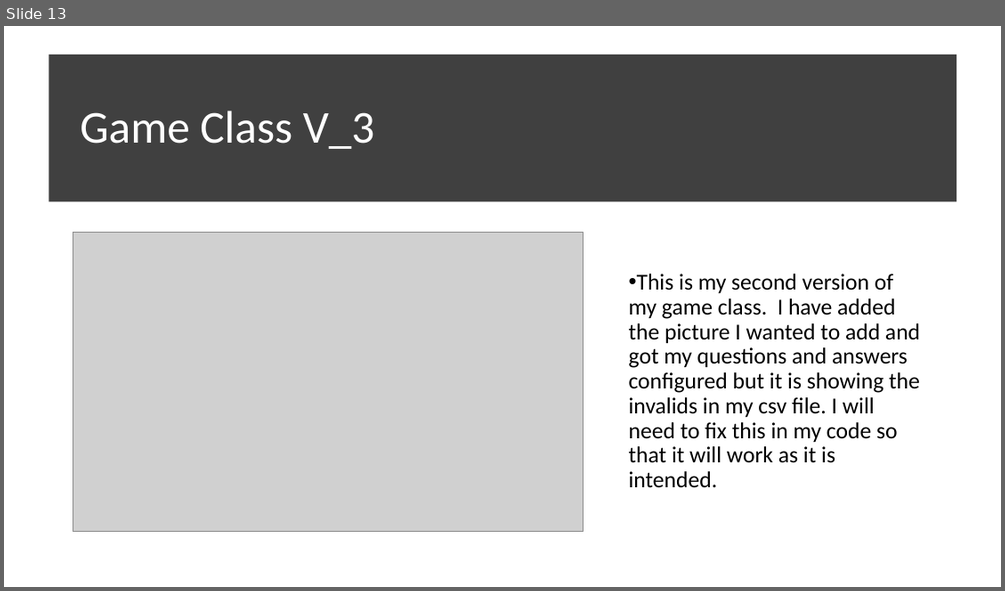
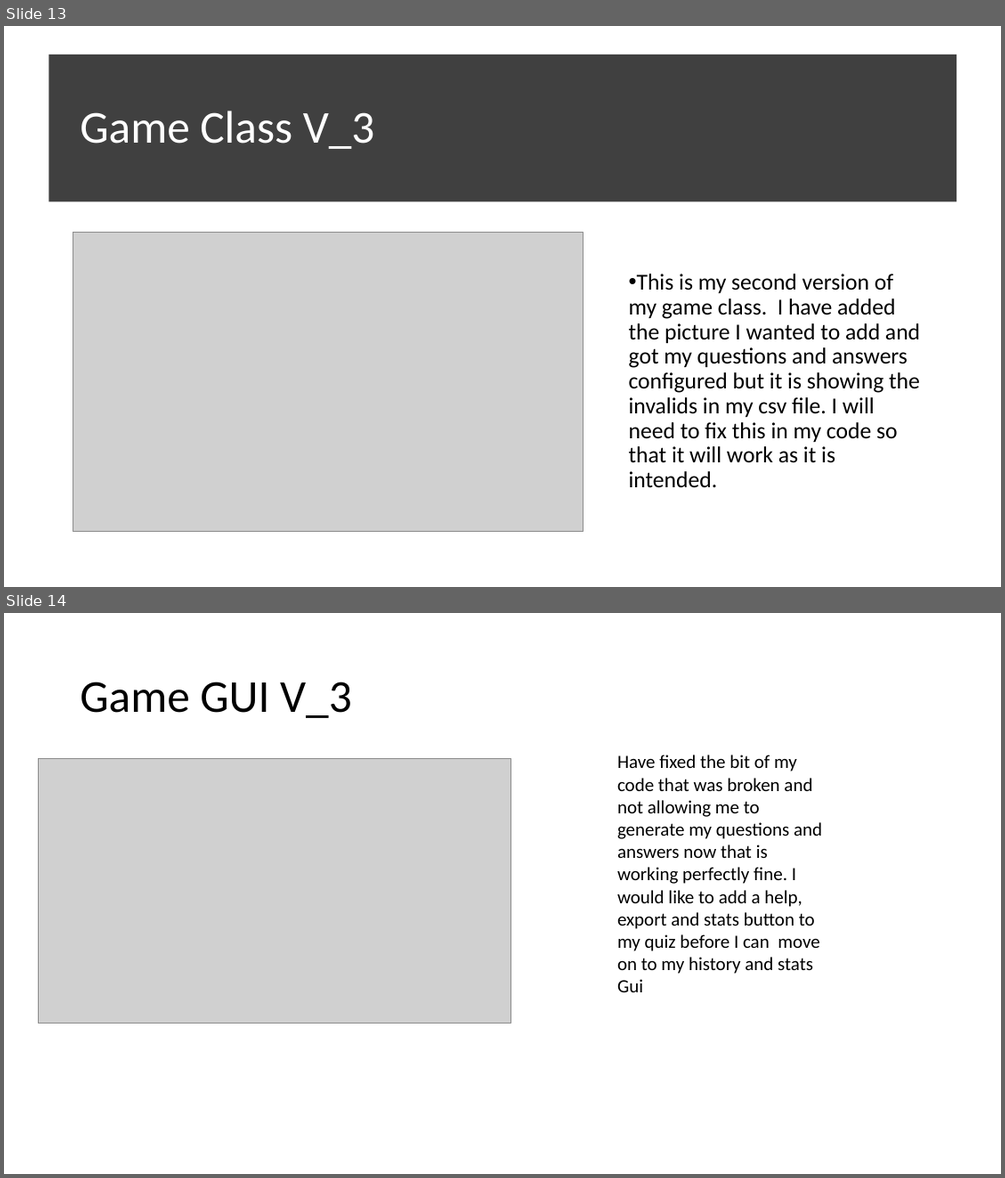
Before and after one commit to morrisj70800/01_Assesment, a slide deck: Programming Assesment.pptx. Shown one above the other, each under a label of ours: slide 13 before the commit, slides 13 and 14 after it. The pictures are 1005x591 and 1005x1178 pixels, drawn with LibreOffice and Linux fonts; fonts in the diff are those of the drawing; grey boxes stand for pictures. Boxes give left, top, right and bottom in pixels: in the first picture for what was removed or moved away, otherwise in the second. Text is boxed around its words. In the diff, an @@ line names an element or a change of style, - is before the commit and + after.

Commit message:
Updated Game Gui
Added help button but it is broken at this time, began work o my export and history gui along with the stats class

```diff
--- a/Programming Assesment.pptx
+++ b/Programming Assesment.pptx
@@ slide 14 added at (4, 613, 1001, 1174), background #FFFFFF @@
@@ title added at (80, 682, 352, 718), 44 pt, text #000000 @@
+Game GUI V_3
@@ picture added at (39, 759, 511, 1022) @@
@@ text added at (617, 755, 822, 992), 18 pt, text #000000 @@
+Have fixed the bit of my code that was broken and not allowing me to generate my questions and answers now that is working perfectly fine. I would like to add a help, export and stats button to my quiz before I can move on to my history and stats Gui
```
Also in this commit, not shown: 8 other files.
